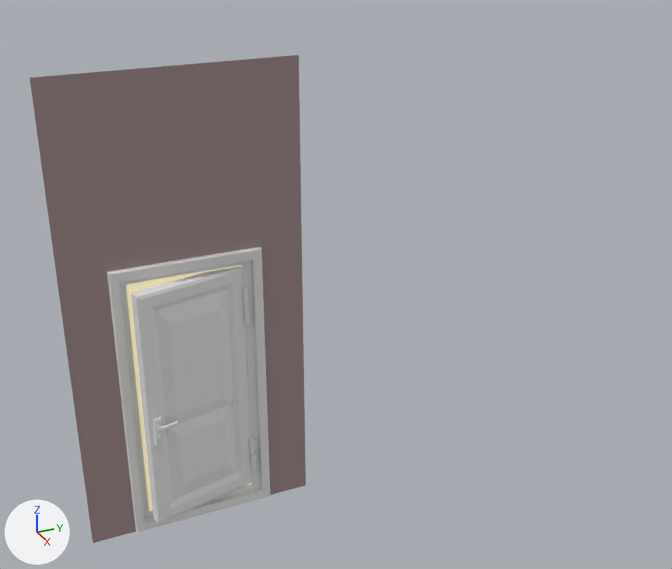
An edit to the FBX model BlindNight/Assets/Models/WallDoor.fbx, drawn before and after from the same camera.
Rendered twice from a 50 mm lens placed at (0.11, -8.08, 7.95), pointed at (-10.12, -3.47, 2.84). The axes (+X, +Y, +Z) are drawn at lower left. The lights are the same throughout. Where no turn or scale is listed for an object, it has been applied to the vertices.

Objects in the first picture: 'WallDoor'.
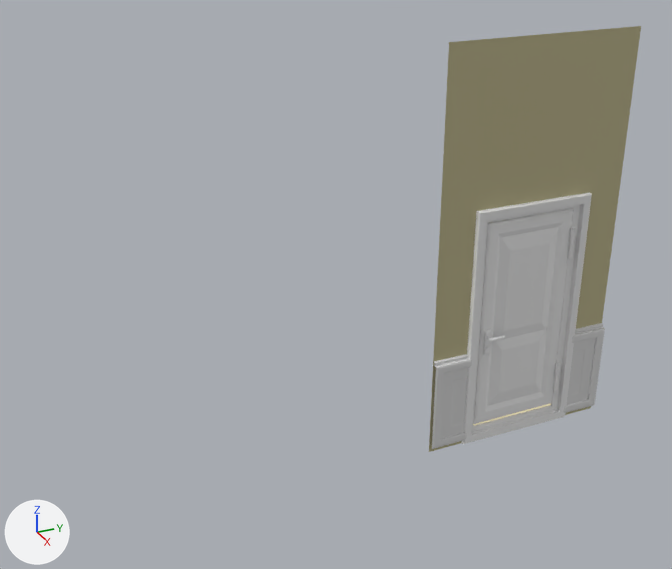
Pixel boxes (x1, y1, x2, y2) of what changed, in the pictures (672 x 569 px):
'WallDoor', recoloured, reshaped, moved (23% narrower, 13% shorter)
    before: (30, 55, 306, 543)
    after: (429, 26, 641, 452)
part 1 of me_walldoor_mesh, added
    after: (563, 327, 605, 413)
part 2 of me_walldoor_mesh, added
    after: (432, 358, 472, 449)
part 3 of me_walldoor_mesh, built on
    before: (107, 247, 270, 533)
    after: (433, 193, 603, 444)

The change, as a list of edits to the scene's bpy script:
```text
Change mat_wall_m:
    mat_wall_m.base_color: (0.367, 0.268, 0.268) -> (0.487, 0.448, 0.253)  # grey #a38d8d -> beige #b9b38a
Add mat_banister:
    mat_banister = principled_material('Banister')
    mat_banister.base_color = (0.674, 0.674, 0.674)  # light grey #d6d6d6
    mat_banister.roughness = 0.69
Change me_walldoor_mesh:
    used by ob_walldoor; location = (-10.0, -7.0, 0.0)
    remove me_walldoor_mesh.from_pydata(...)  # 368 vertices, 268 faces; spans x -0.23..0.4, y 0.0..3.0, z -0.15..5.9
    add me_walldoor_mesh.from_pydata(...)  # 505 vertices, 372 faces; spans x -0.25..0.11, y 0.0..3.0, z -0.15..5.9
    me_walldoor_mesh part 1: a new loose piece of 61 vertices spanning x -0.07..0.09, y 2.35..3.0, z -0.05..1.34, in mat_banister (light grey #d6d6d6)
    me_walldoor_mesh part 2: a new loose piece of 60 vertices spanning x -0.07..0.09, y 0.0..0.65, z -0.05..1.34, in mat_banister (light grey #d6d6d6)
    me_walldoor_mesh part 3
    21 vertices in x -0.23..0.0, y 0.56..2.45, z -0.13..3.61 move by (-0.01, 0.0, 0.0)
    13 vertices in x 0.1..0.14, y 0.83..0.87, z 1.35..1.69 move by (-0.31, 0.01, 0.01)
    12 vertices in x 0.35..0.38, y 0.91..0.95, z 1.41..1.64 move by (-0.3, -0.05, 0.01)
    10 vertices in x 0.08..0.13, y 0.89..0.91, z 1.42..1.64 move by (-0.3, 0.01, 0.01)
    10 vertices in x 0.31..0.35, y 0.89..0.95, z 1.35..1.69 move by (-0.3, -0.04, 0.01)
    8 vertices in x 0.05..0.06, y 0.56..2.45, z -0.13..3.61 move by (0.01, 0.0, 0.0)
    150 vertices move from x -0.17..0.4, y 0.68..2.33, z 0.0..3.47 to x -0.25..0.11, y 0.68..2.33, z 0.0..3.47
    16 vertices are added at x -0.01..0.03, y 0.0..3.0, z 1.34..1.4
    7 new faces join them, mat_banister (light grey #d6d6d6)
    add me_walldoor_mesh.materials.append(mat_banister)  # light grey #d6d6d6
Change ob_walldoor:
    ob_walldoor.location: (-10.0, -7.0, 0.0) -> (-10.0, -2.0, 0.0)
```
